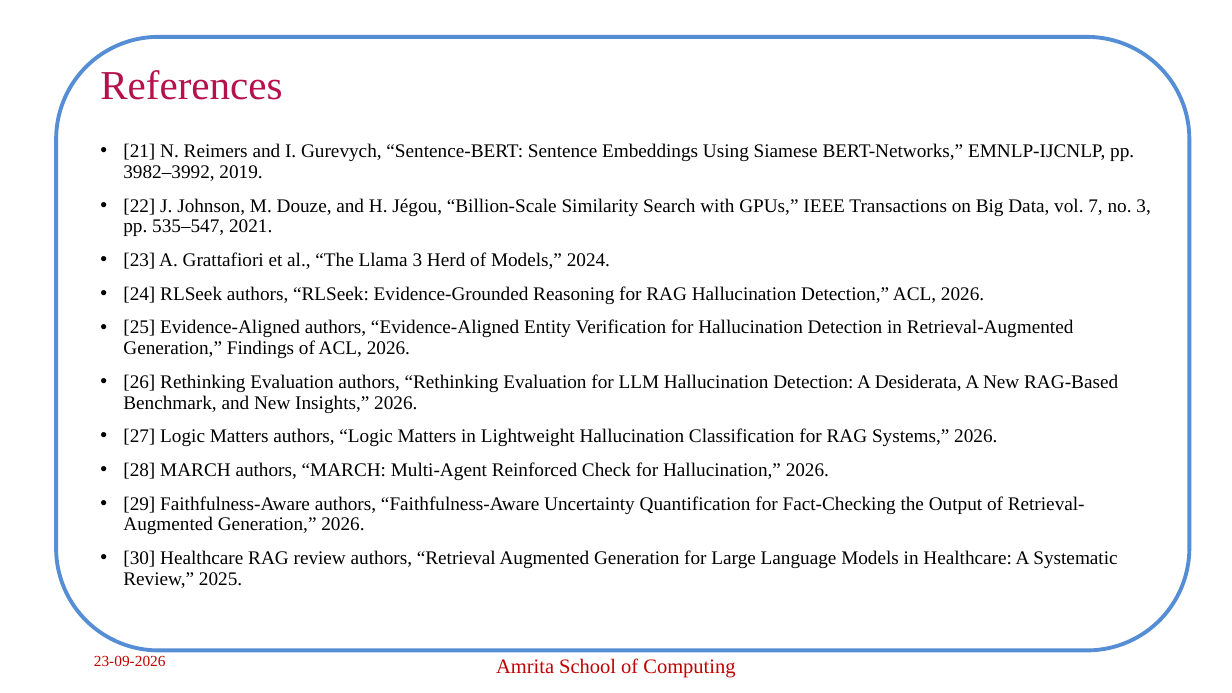
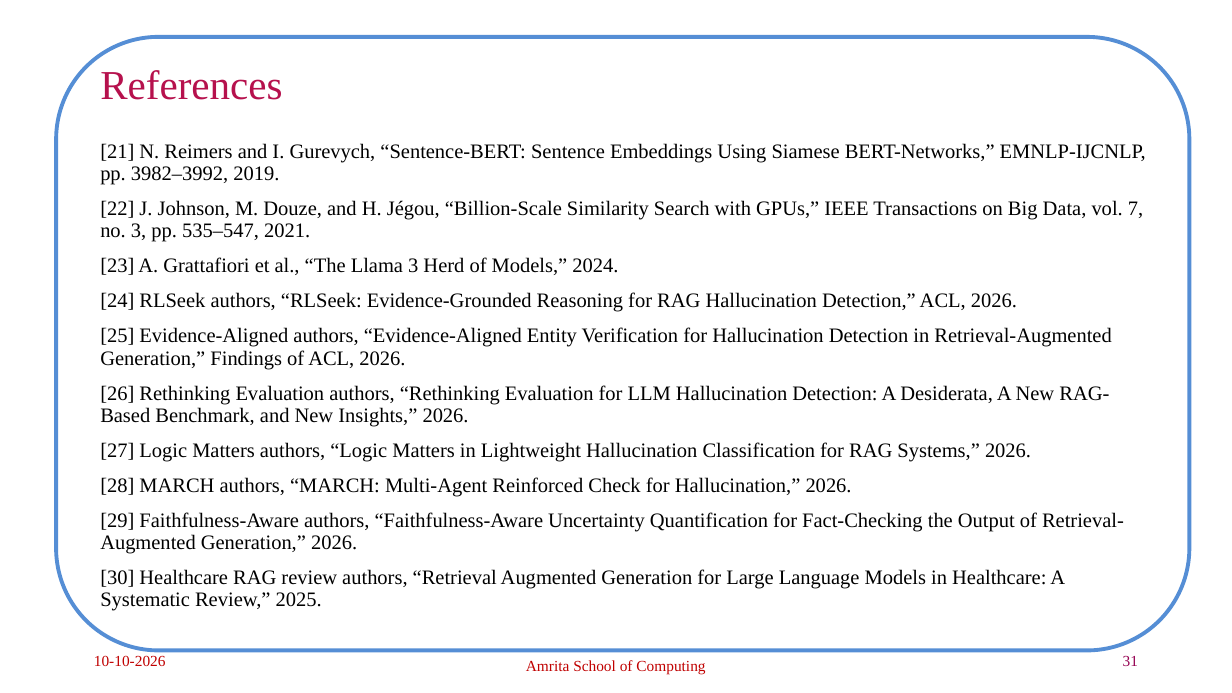
Before and after one commit to archabiju/hallucination-control-rag, a slide deck: slide 31 of presentations/Panel_Review2_CB.SC.P2CSE25001.pptx (slide 17 before the commit). Drawn at 1232x693 pixels with LibreOffice and Linux fonts; fonts in the diff are those of the drawing; background and template pictures are left out. Boxes give left, top, right and bottom in pixels: in the first picture for what was removed or moved away, otherwise in the second. Text is boxed around its words. In the diff, an @@ line names an element or a change of style, - is before the commit and + after.

Commit message:
Remove Review 2 study guides and temporary materials, clean repository

```diff
--- a/presentations/Panel_Review2_CB.SC.P2CSE25001.pptx
+++ b/presentations/Panel_Review2_CB.SC.P2CSE25001.pptx
@@ text "[21] N. Reimers and I. ..." at [100,143,1146,611]: size 15 to 16 pt; bullet • to none @@
@@ text at [94,655,166,666]: text changed @@
-23-09-2026
+10-10-2026
@@ text "Amrita School of Computing" at [526,660,705,674]: size 16 to 12 pt @@
@@ page number added at [1123,655,1138,666], 12 pt, text #960353 @@
+31
```
Also in this commit, not shown: 14 other slides changed, 17 slides added, 2 slides removed, 52 other files.
